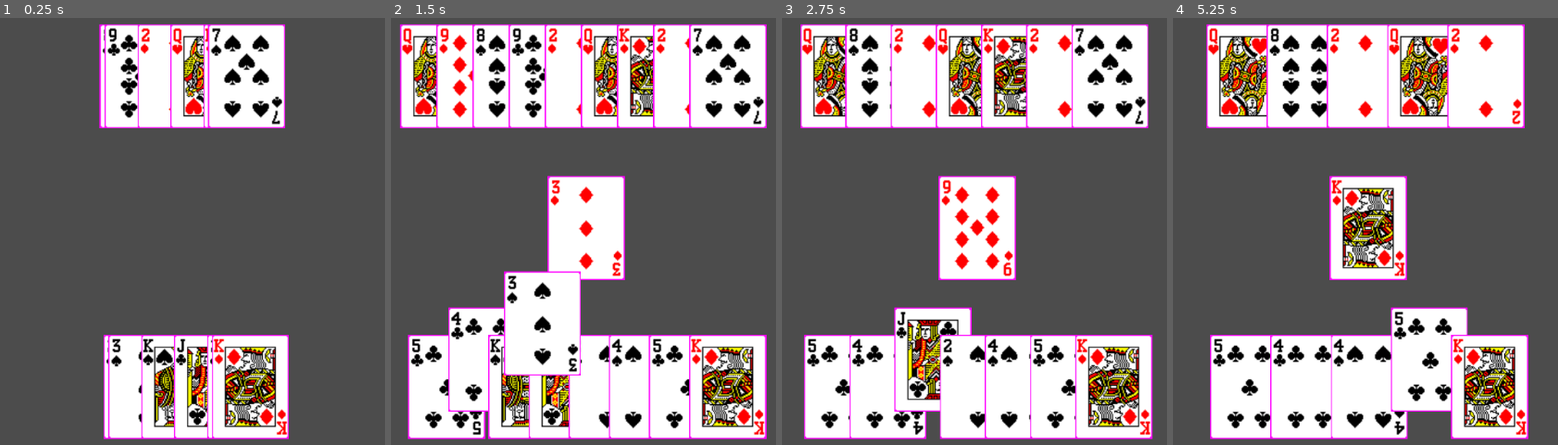
Above: before the commit, frames 1-4 (left to right).
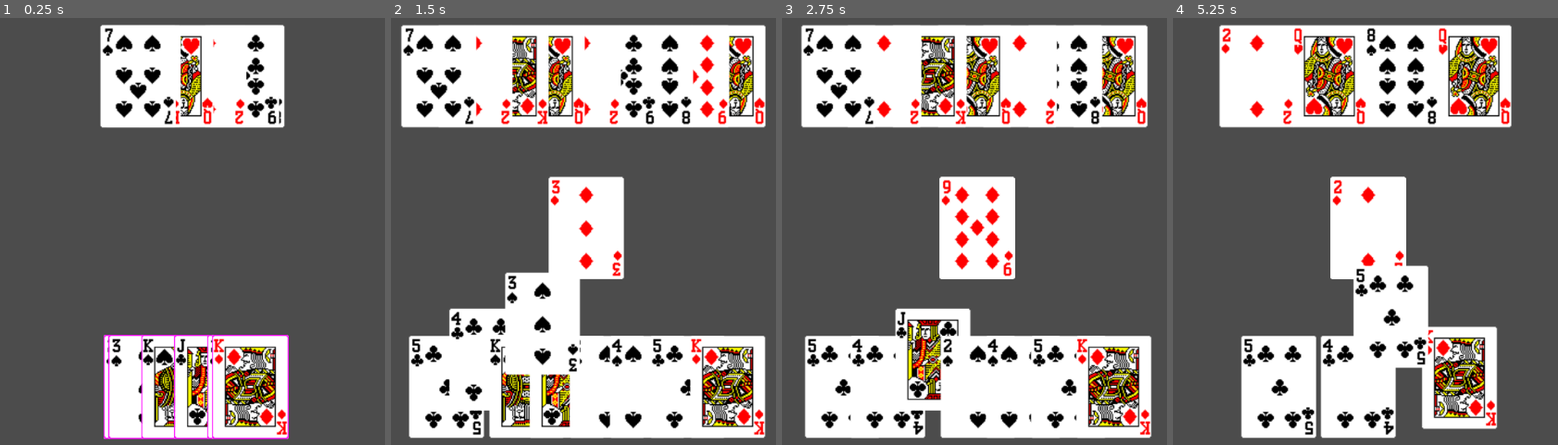
Above: after the commit, the same moments.

Repository: mhogar/CardGameEngine
Game: Godot game, scene res://core/Game.tscn
Same seed, same stepped clock (60 frames per second), same inputs: the game is played once before the commit and once after it.
Inputs (mouse positions are in pixels of both pictures, inside the frame that each line leads up to):
- Up to frame 1 (0.25 s): no input
- Up to frame 2 (1.5 s): move the mouse to (479, 385) at 0.52 s; click (479, 385) at 0.6 s; click (479, 385) at 1.35 s
- Up to frame 3 (2.75 s): move the mouse to (916, 385) at 2.02 s; click (916, 385) at 2.1 s
- Up to frame 4 (5.25 s): move the mouse to (1323, 385) at 2.77 s; click (1323, 385) at 2.85 s; move the mouse to (1342, 385) at 3.52 s; click (1342, 385) at 3.6 s; move the mouse to (1369, 385) at 4.27 s; click (1369, 385) at 4.35 s; move the mouse to (1430, 385) at 5.02 s; click (1430, 385) at 5.1 s

The runs differ from the first frame. In frame 1, 5.4% of the frame differs, in the area x 25-75%, y 1-99%; in frame 2, 15%; in frame 3, 14%; in frame 4, 31%, in the area x 8-93%, y 1-99%.

Commit message:
Add outline shader

Diff:
--- a/core/Card.gd
+++ b/core/Card.gd
@@ -4,14 +4,14 @@
 signal card_mouse_entered
 signal card_mouse_exited
 
-const NUM_VALUES := 13
-const NUM_SUITS := 4
-
 export(int, 12) var value : int
 export(int, 3) var suit : int
 
 onready var sprite := $Sprite
 onready var anim_player := $AnimationPlayer
+
+const NUM_VALUES := 13
+const NUM_SUITS := 4
 
 
 func _ready():
@@ -45,6 +45,10 @@
 		anim_player.play("Hover")
 
 
+func set_show_outline(val : bool):
+	sprite.material.set_shader_param("show_outline", val)
+
+
 func _on_Area2D_mouse_entered():
 	emit_signal("card_mouse_entered")
 
--- a/core/Card.tscn
+++ b/core/Card.tscn
@@ -1,15 +1,23 @@
-[gd_scene load_steps=6 format=2]
+[gd_scene load_steps=9 format=2]
 
 [ext_resource path="res://assets/cards.png" type="Texture" id=1]
 [ext_resource path="res://core/Card.gd" type="Script" id=2]
+[ext_resource path="res://core/outline_shader.shader" type="Shader" id=3]
 
-[sub_resource type="AtlasTexture" id=1]
+[sub_resource type="ShaderMaterial" id=1]
+
+[sub_resource type="ShaderMaterial" id=2]
+resource_local_to_scene = true
+shader = ExtResource( 3 )
+shader_param/line_color = Color( 1, 0, 1, 1 )
+shader_param/show_outline = false
+
+[sub_resource type="AtlasTexture" id=3]
 flags = 4
 atlas = ExtResource( 1 )
 region = Rect2( 0, 0, 71, 96 )
 
-[sub_resource type="Animation" id=2]
-resource_name = "Hover"
+[sub_resource type="Animation" id=4]
 length = 0.2
 tracks/0/type = "value"
 tracks/0/path = NodePath("Sprite:position")
@@ -24,23 +32,26 @@
 "values": [ Vector2( 0, 0 ), Vector2( 0, -25 ) ]
 }
 
-[sub_resource type="RectangleShape2D" id=3]
+[sub_resource type="RectangleShape2D" id=5]
 extents = Vector2( 35.2479, 47.6186 )
 
 [node name="Card" type="Node2D"]
+material = SubResource( 1 )
 scale = Vector2( 1.5, 1.5 )
 script = ExtResource( 2 )
 
 [node name="Sprite" type="Sprite" parent="."]
-texture = SubResource( 1 )
+material = SubResource( 2 )
+texture = SubResource( 3 )
 
 [node name="AnimationPlayer" type="AnimationPlayer" parent="."]
-anims/Hover = SubResource( 2 )
+anims/Hover = SubResource( 4 )
 
 [node name="Area2D" type="Area2D" parent="."]
 
 [node name="CollisionShape2D" type="CollisionShape2D" parent="Area2D"]
-shape = SubResource( 3 )
+visible = false
+shape = SubResource( 5 )
 
 [connection signal="mouse_entered" from="Area2D" to="." method="_on_Area2D_mouse_entered"]
 [connection signal="mouse_exited" from="Area2D" to="." method="_on_Area2D_mouse_exited"]
--- a/core/Game.gd
+++ b/core/Game.gd
@@ -12,10 +12,11 @@
 
 
 func _ready():
-	create_hand(player_hand, 10)
-	create_hand(ai_hand, 10)
+	var num_cards := 10
+	create_hand(player_hand, num_cards)
+	create_hand(ai_hand, num_cards)
 
-	for i in 5:
+	for i in num_cards:
 		add_select_card_event(player)
 		add_move_card_event(player_hand)
 
--- a/core/Game.tscn
+++ b/core/Game.tscn
@@ -31,3 +31,4 @@
 
 [node name="AIHand" parent="Table" instance=ExtResource( 1 )]
 position = Vector2( 492.73, 81.91 )
+rotation = 3.14159
--- a/core/controllers/Player/CardSelector.gd
+++ b/core/controllers/Player/CardSelector.gd
@@ -13,10 +13,14 @@
 
 func start_select():
 	can_select = true
+	for card in get_hand().get_cards():
+		card.set_show_outline(true)
 
 
 func end_select():
 	can_select = false
+	for card in get_hand().get_cards():
+		card.set_show_outline(false)
 
 
 func select_card(index : int):
--- /dev/null
+++ b/core/outline_shader.shader
@@ -0,0 +1,26 @@
+shader_type canvas_item;
+
+uniform vec4 line_color : hint_color = vec4(1.0, 0.0, 0.0, 1.0);
+uniform bool show_outline = false;
+
+const float line_thickness = 1.0;
+
+void fragment() {
+	COLOR = texture(TEXTURE, UV);
+
+	if (show_outline) {
+		vec2 size = TEXTURE_PIXEL_SIZE * line_thickness;
+
+		float outline = texture(TEXTURE, UV + vec2(-size.x, 0)).a;
+		outline += texture(TEXTURE, UV + vec2(0, size.y)).a;
+		outline += texture(TEXTURE, UV + vec2(size.x, 0)).a;
+		outline += texture(TEXTURE, UV + vec2(0, -size.y)).a;
+		outline += texture(TEXTURE, UV + vec2(-size.x, size.y)).a;
+		outline += texture(TEXTURE, UV + vec2(size.x, size.y)).a;
+		outline += texture(TEXTURE, UV + vec2(-size.x, -size.y)).a;
+		outline += texture(TEXTURE, UV + vec2(size.x, -size.y)).a;
+		outline = min(outline, 1.0);
+
+		COLOR = mix(COLOR, line_color, outline - COLOR.a);
+	}
+}
Binary file changed: assets/cards.png
